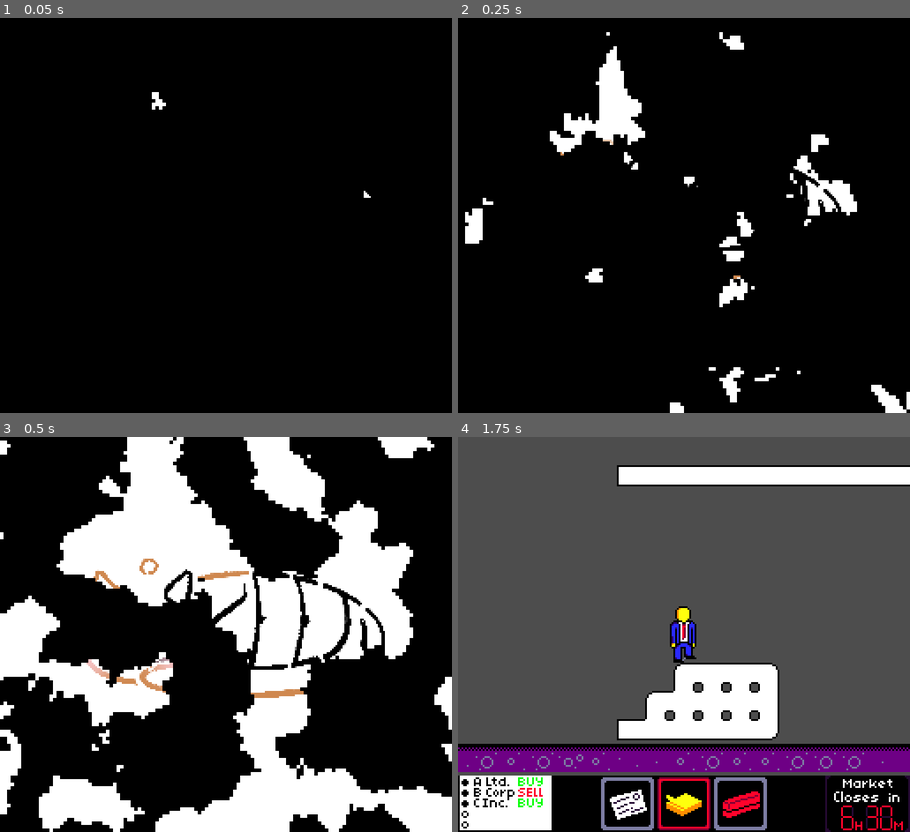
Above: before the commit, frames 1-4 (two rows, left to right).
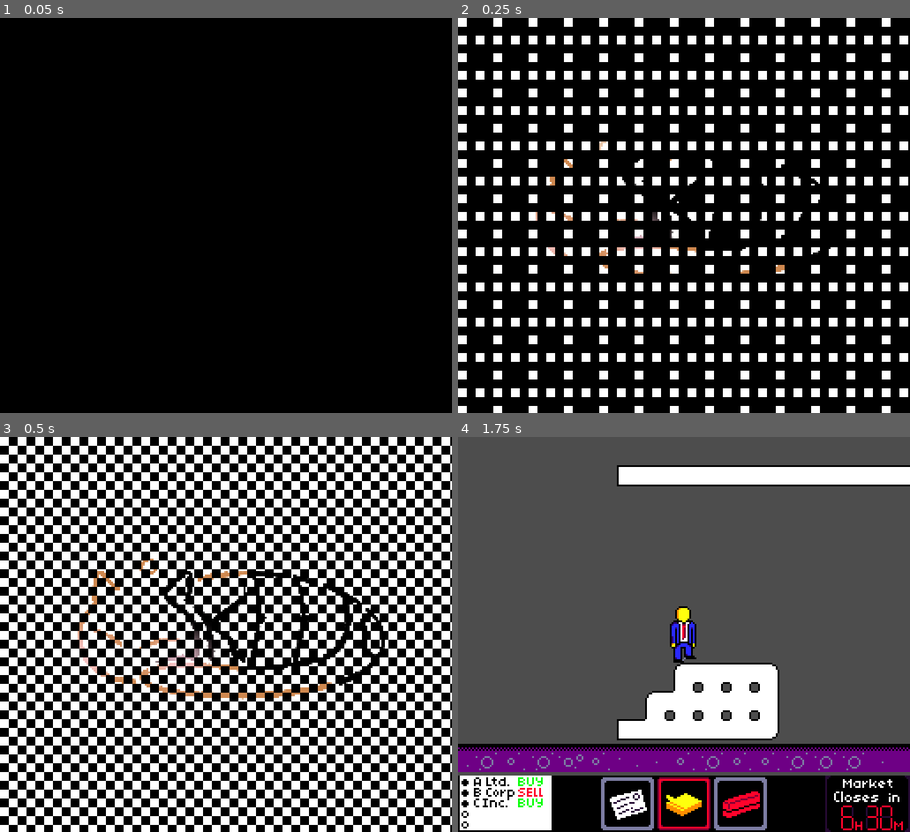
Above: after the commit, the same moments.

Repository: Team-Skeejy/lospec2
Game: Godot game, scene res://scenes/splash_screen.tscn
Two runs of this game, one before a commit and one after it. Both use one fixed random seed, a clock stepped at 60 frames per second and the inputs below.
Inputs:
- Up to frame 1 (0.05 s): no input
- Up to frame 2 (0.25 s): no input
- Up to frame 3 (0.5 s): no input
- Up to frame 4 (1.75 s): tap Enter (Select) at 0.5 s; hold Space (A) 0.53-1.28 s; hold D (Right) from 0.53 s (still down); tap W (Up) at 0.77, 1.52 s; tap Space (A) at 1.35 s

The runs differ from the first frame. In frame 1, 0.1% of the frame differs, in the area x 33-83%, y 18-46%; in frame 2, 22%; in frame 3, 49%, in the area x 0-100%, y 0-100%; in frame 4, nothing differs.

Commit message:
dither transition

Diff:
--- a/scenes/fade_transition.tscn
+++ b/scenes/fade_transition.tscn
@@ -1,24 +1,29 @@
-[gd_scene load_steps=12 format=3 uid="uid://c7khnlrdtspt"]
+[gd_scene load_steps=10 format=3 uid="uid://c7khnlrdtspt"]
 
 [ext_resource type="Script" path="res://scripts/fade_transition.gd" id="1_ojkqf"]
 [ext_resource type="PackedScene" uid="uid://dtvamhpca8lah" path="res://scenes/splash_screen.tscn" id="2_2cjxc"]
 [ext_resource type="PackedScene" uid="uid://coff0w2arnt35" path="res://scenes/tests/test_level.tscn" id="3_8lsyq"]
-[ext_resource type="Shader" path="res://scripts/fade_transition.gdshader" id="4_jxqvp"]
-
-[sub_resource type="FastNoiseLite" id="FastNoiseLite_dtui6"]
-seed = 2
-frequency = 0.0124
-
-[sub_resource type="NoiseTexture2D" id="NoiseTexture2D_nc4u7"]
-width = 256
-height = 224
-noise = SubResource("FastNoiseLite_dtui6")
+[ext_resource type="Shader" path="res://scenes/shader_transition.gdshader" id="4_i82lm"]
 
 [sub_resource type="ShaderMaterial" id="ShaderMaterial_gx24w"]
-shader = ExtResource("4_jxqvp")
-shader_parameter/pixel_size = 2
+shader = ExtResource("4_i82lm")
+shader_parameter/pixel_size = 5
 shader_parameter/threshold = 0.0
-shader_parameter/noise = SubResource("NoiseTexture2D_nc4u7")
+
+[sub_resource type="Animation" id="Animation_fwq8i"]
+length = 0.001
+tracks/0/type = "value"
+tracks/0/imported = false
+tracks/0/enabled = true
+tracks/0/path = NodePath(".:material:shader_parameter/threshold")
+tracks/0/interp = 1
+tracks/0/loop_wrap = true
+tracks/0/keys = {
+"times": PackedFloat32Array(0),
+"transitions": PackedFloat32Array(1),
+"update": 0,
+"values": [0.0]
+}
 
 [sub_resource type="Animation" id="Animation_rj3nk"]
 resource_name = "fade_in"
@@ -50,21 +55,6 @@
 "values": [1.0, 0.0]
 }
 
-[sub_resource type="Animation" id="Animation_fwq8i"]
-length = 0.001
-tracks/0/type = "value"
-tracks/0/imported = false
-tracks/0/enabled = true
-tracks/0/path = NodePath(".:material:shader_parameter/threshold")
-tracks/0/interp = 1
-tracks/0/loop_wrap = true
-tracks/0/keys = {
-"times": PackedFloat32Array(0),
-"transitions": PackedFloat32Array(1),
-"update": 0,
-"values": [0.0]
-}
-
 [sub_resource type="AnimationLibrary" id="AnimationLibrary_1w82w"]
 _data = {
 "RESET": SubResource("Animation_fwq8i"),
@@ -74,11 +64,13 @@
 
 [node name="FadeTransition" type="Node" node_paths=PackedStringArray("animationPlayer")]
 script = ExtResource("1_ojkqf")
-animationPlayer = NodePath("ColorRect/AnimationPlayer")
+animationPlayer = NodePath("CanvasLayer/ColorRect/AnimationPlayer")
 splash_screen = ExtResource("2_2cjxc")
 game = ExtResource("3_8lsyq")
 
-[node name="ColorRect" type="ColorRect" parent="."]
+[node name="CanvasLayer" type="CanvasLayer" parent="."]
+
+[node name="ColorRect" type="ColorRect" parent="CanvasLayer"]
 process_mode = 3
 z_index = 4096
 material = SubResource("ShaderMaterial_gx24w")
@@ -89,7 +81,7 @@
 grow_vertical = 2
 color = Color(0, 0, 0, 0)
 
-[node name="AnimationPlayer" type="AnimationPlayer" parent="ColorRect"]
+[node name="AnimationPlayer" type="AnimationPlayer" parent="CanvasLayer/ColorRect"]
 process_mode = 3
 libraries = {
 "": SubResource("AnimationLibrary_1w82w")
--- /dev/null
+++ b/scenes/shader_transition.gdshader
@@ -0,0 +1,22 @@
+shader_type canvas_item;
+
+const vec2 screen_size = vec2(256., 224.);
+uniform int pixel_size : hint_range(1, 10, 1);
+uniform float threshold : hint_range(0.0, 1.0, 0.01);
+//const mat2 dither_matrix = mat2(vec2(1,3),vec2(4,2)) / 5.;
+const mat4 dither_matrix = mat4(vec4(1, 9, 3, 11),
+								vec4(13, 5, 15, 7),
+								vec4(4, 12, 2, 10),
+								vec4(16, 8, 14, 6)) / 17.;
+
+void fragment() {
+	float x = UV.x;
+	float y = UV.y;
+	x = floor(x * screen_size.x/float(pixel_size));
+	y = floor(y * screen_size.y/float(pixel_size));
+	x = mod(x, 4.);
+	y = mod(y, 4.);
+	float mat_val = dither_matrix[int(x)][int(y)];
+	COLOR = mat_val >= threshold ? vec4(0, 0, 0, 1) : vec4(0, 0, 0, 0);
+	//COLOR = vec4(x, y, 0, 1);
+}
--- a/scripts/fade_transition.gdshader
+++ b/scripts/fade_transition.gdshader
@@ -1,7 +1,6 @@
 shader_type canvas_item;
 
 uniform sampler2D noise;
-const int pixelsize = 1;
 const vec2 screen_size = vec2(256., 224.);
 uniform int pixel_size : hint_range(1, 10, 1);
 uniform float threshold : hint_range(0.0, 1.0, 0.1);
--- a/scripts/player.gd
+++ b/scripts/player.gd
@@ -22,6 +22,10 @@
 		first_jump.emit()
 		jump()
 
+func _ready():
+	sprite.play()
+
+
 func _physics_process(delta: float):
 	# Add the gravity.
 	if not is_on_floor():
@@ -44,11 +48,9 @@
 
 		velocity.x = direction * speed * delta
 		sprite.animation = "walk"
-		sprite.play()
 	else:
 		velocity.x = move_toward(velocity.x, 0, speed)
 		sprite.animation = "idle"
-		sprite.play()
 
 	move_and_slide()
 
Not shown: 3 places in scenes/UI/ui_test.tscn that only renumber resources
